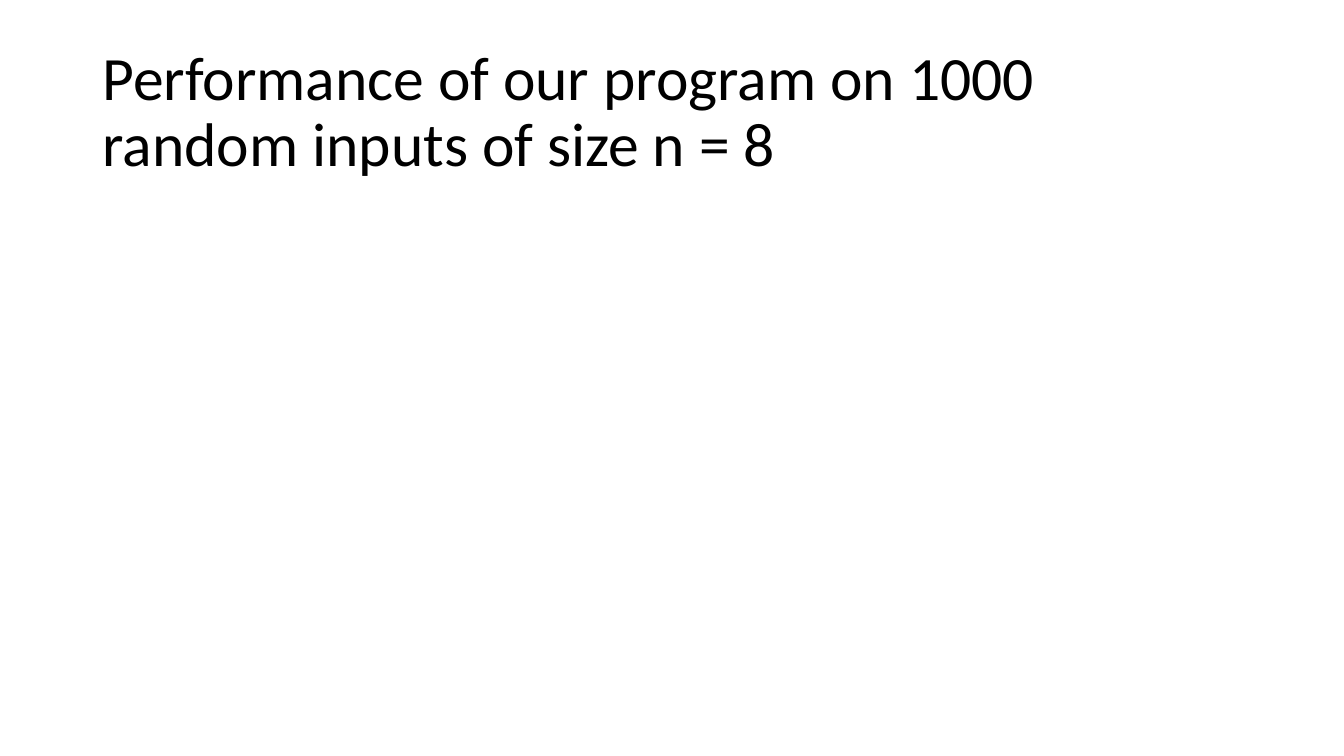
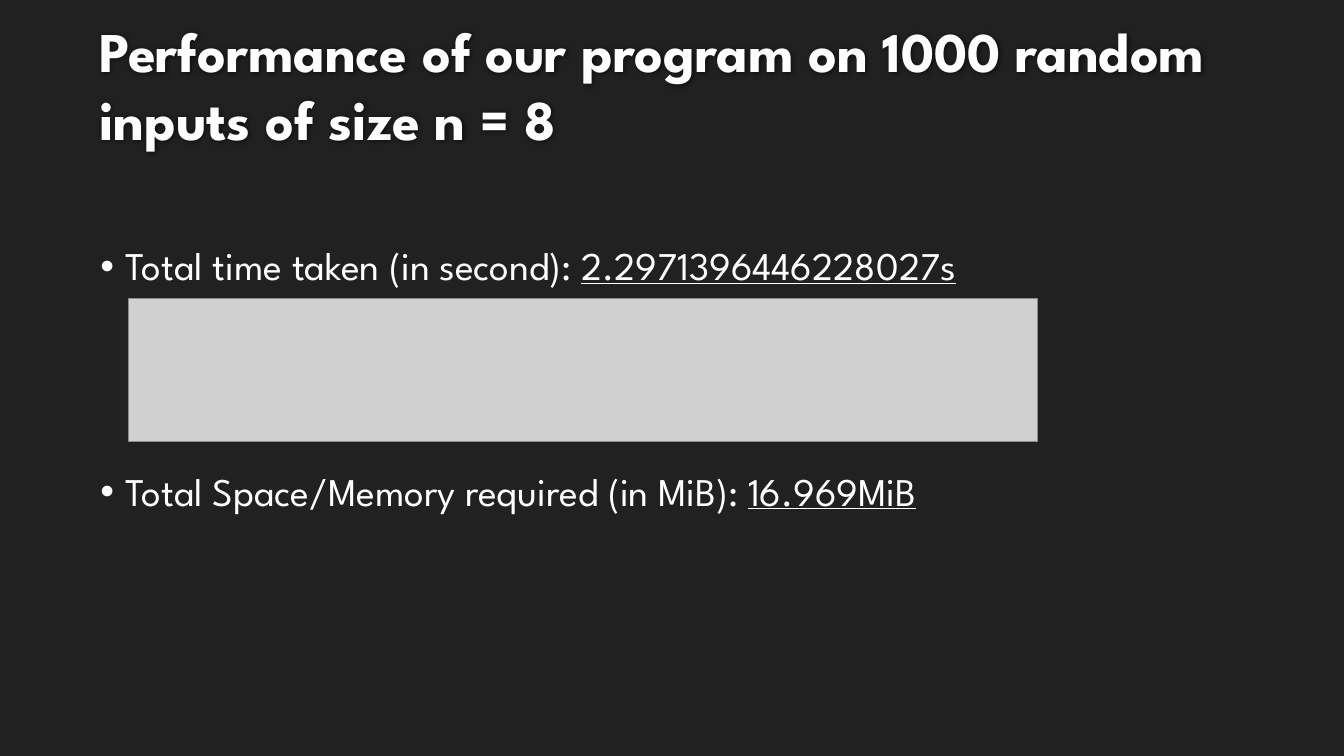
Before and after one commit to nishitmehta1/COT5405_DAA_GroupProgramming1, a slide deck: slide 4 of GP_Presentation.pptx. Drawn at 1344x756 pixels with LibreOffice and Linux fonts; fonts in the diff are those of the drawing; grey boxes stand for pictures; background and template pictures are left out. Boxes give left, top, right and bottom in pixels: in the first picture for what was removed or moved away, otherwise in the second. Text is boxed around its words. In the diff, an @@ line names an element or a change of style, - is before the commit and + after.

```diff
--- a/GP_Presentation.pptx
+++ b/GP_Presentation.pptx
@@ background #FFFFFF to #212121 @@
@@ title "Performance of our program on ...": place and size @@
-title "Performance of our program on ..." at (102,57,1034,176)
+title "Performance of our program on ..." at (99,33,1204,152)
@@ title "Performance of our program on ..." at (99,33,1204,152): size 44 to 40 pt, font Calibri to League Spartan, text colour #000000 to #FEFEFE, bold on; line spacing 0.9 to 1; vertical alignment middle to bottom @@
@@ text added at (126,253,956,514), 28 pt, text #FFFFFF @@
+• Total time taken (in second): 2.2971396446228027s
+• Total Space/Memory required (in MiB): 16.969MiB
@@ picture added at (129,298,1037,443) @@
```
Also in this commit, not shown: 12 other slides changed, 1 other file.
